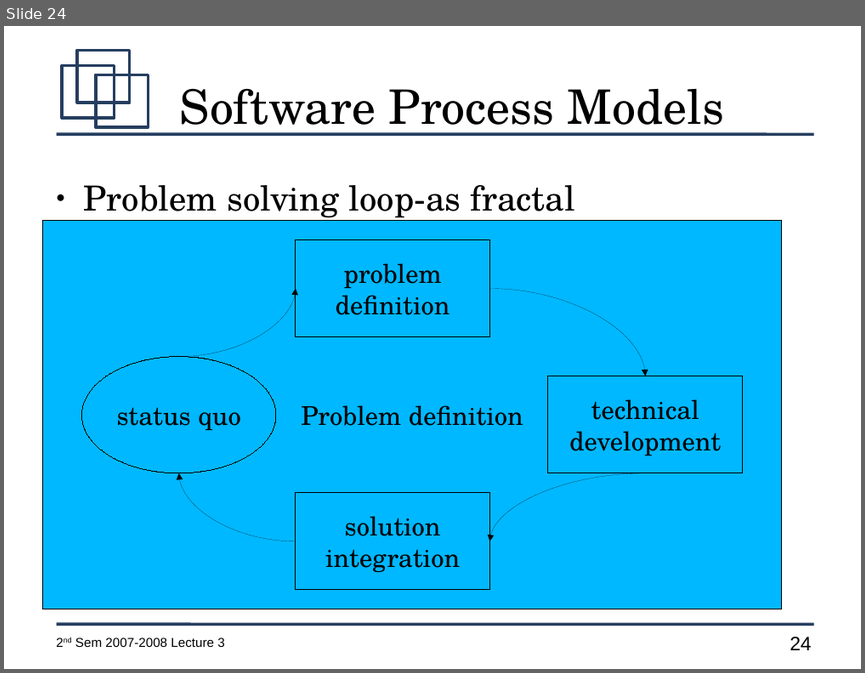
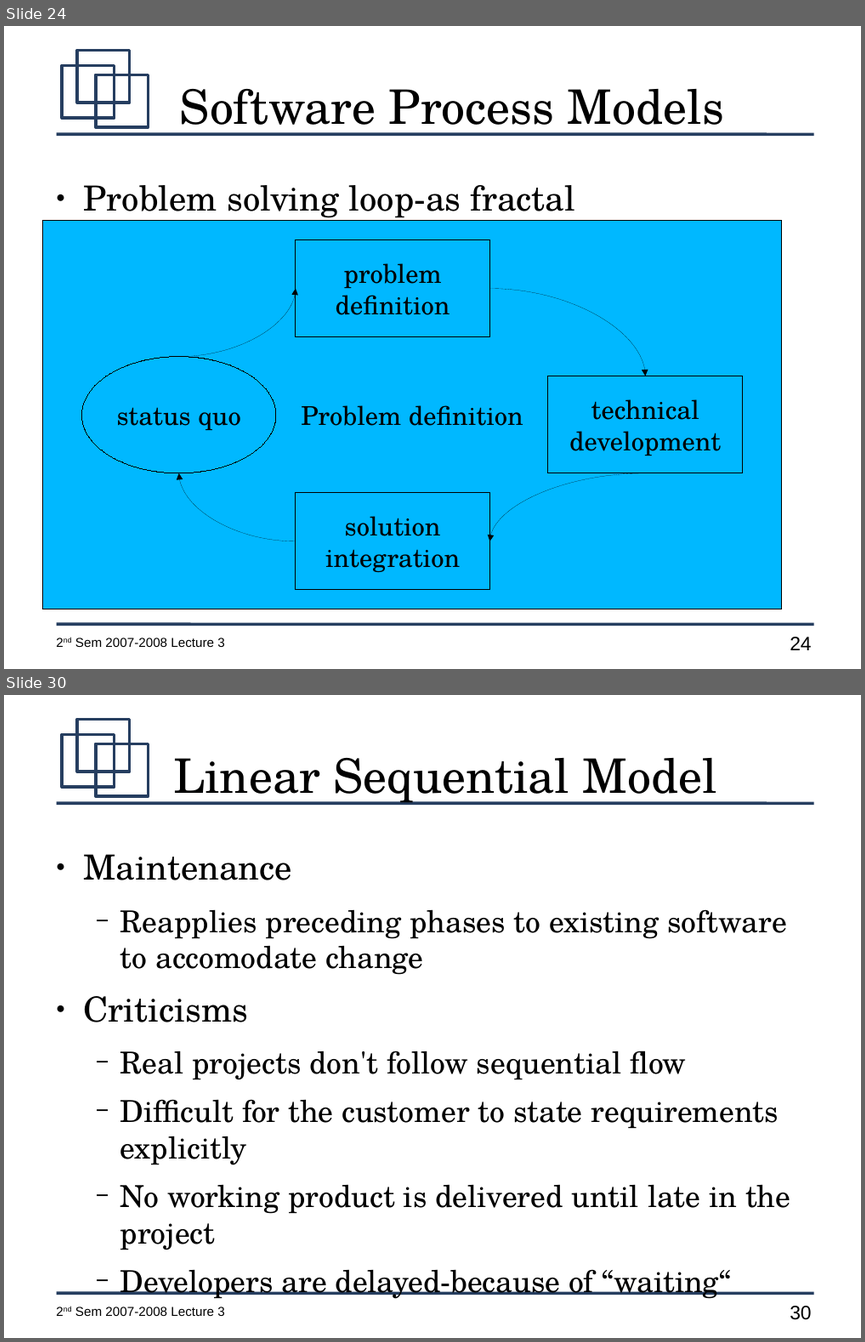
Before and after one commit to jachermocilla/jach-homepage, a slide deck: CMSC128-2nd-Sem-2007-L3.odp. Shown one above the other, each under a label of ours: slide 24 before the commit, slides 24 and 30 after it; the slides between them are not shown. The pictures are 865x673 and 865x1342 pixels, drawn with LibreOffice and Linux fonts; fonts in the diff are those of the drawing. Boxes give left, top, right and bottom in pixels: in the first picture for what was removed or moved away, otherwise in the second. Text is boxed around its words. In the diff, an @@ line names an element or a change of style, - is before the commit and + after.

```diff
--- a/CMSC128-2nd-Sem-2007-L3.odp
+++ b/CMSC128-2nd-Sem-2007-L3.odp
@@ slide 30 added at (x1=4, y1=695, x2=861, y2=1338), background #FFFFFF; not listed: 7 template elements that a slide beside it also shows @@
@@ title added at (x1=173, y1=758, x2=717, y2=805), 44 pt, text #000000 @@
+Linear Sequential Model
@@ text added at (x1=84, y1=854, x2=790, y2=1299), 28 pt, text #000000 @@
+● Maintenance
+  − Reapplies preceding phases to existing software to accomodate change
+● Criticisms
+  − Real projects don't follow sequential flow
+  − Difficult for the customer to state requirements explicitly
+  − No working product is delivered until late in the project
+  − Developers are delayed-because of “waiting“
```
Also in this commit, not shown: 5 other slides added.
